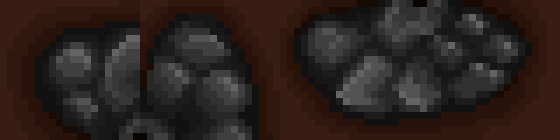
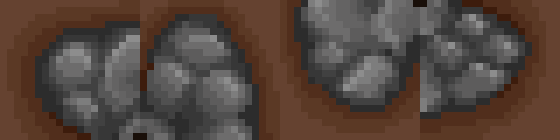
Two versions of the same layered image (560 × 140). Layer-by-layer changes:
added layer "Layer 2" (soft light) above "BRCornerdirtstone" over [left=0, top=0, right=560, bottom=140]
added layer "BLCornerStoneDirt" above "BLCornerdirtstone" over [left=280, top=0, right=427, bottom=140]
hid "Background" over [left=0, top=0, right=560, bottom=140]
